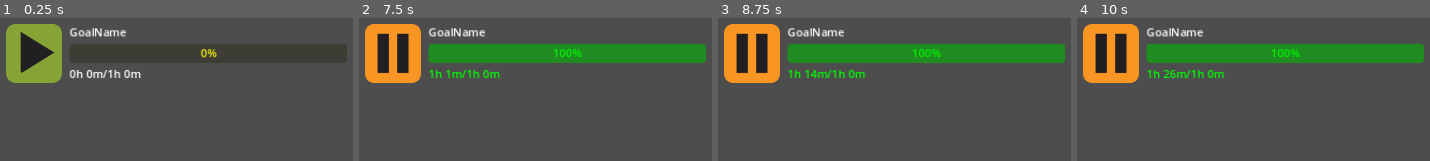
Above: before the commit, frames 1-4 (left to right).
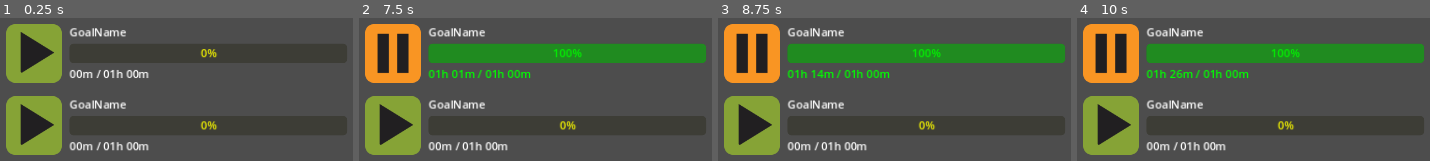
Above: after the commit, the same moments.

Repository: mathew-tran/productive
Game: Godot game, scene res://Main.tscn
The game is run twice, just before and just after one commit, with the same random seed, the same clock (stepped at 60 frames per second) and the same inputs.
Inputs (mouse positions are in pixels of both pictures, inside the frame that each line leads up to):
- Up to frame 1 (0.25 s): no input
- Up to frame 2 (7.5 s): click (394, 53) at 0.52 s; click (394, 53) at 1.27 s; click (394, 53) at 2.02 s; tap Enter at 2.75, 4.25, 5.75 s; tap Space at 3.5, 5 s
- Up to frame 3 (8.75 s): no input
- Up to frame 4 (10 s): tap Space at 8.75 s

The runs differ from the first frame. In frame 1, 8.9% of the frame differs, in the area x 1-62%, y 36-96%; in frame 2, 9.1%; in frame 3, 9.2%; in frame 4, 9.2%.

Commit message:
if player activates a goal, other ones will pause

Diff:
--- a/Art/Example.svg
+++ b/Art/Example.svg
@@ -24,8 +24,8 @@
      inkscape:deskcolor="#d1d1d1"
      inkscape:document-units="mm"
      inkscape:zoom="2.0283687"
-     inkscape:cx="491.03498"
-     inkscape:cy="125.96329"
+     inkscape:cx="215.44406"
+     inkscape:cy="138.78147"
      inkscape:window-width="1920"
      inkscape:window-height="1001"
      inkscape:window-x="-7"
@@ -45,7 +45,10 @@
        height="26.349171"
        x="7.4063516"
        y="34.905201"
-       ry="3.873913" />
+       ry="3.873913"
+       inkscape:export-filename="PlayNormal.png"
+       inkscape:export-xdpi="96"
+       inkscape:export-ydpi="96" />
     <rect
        style="fill:#f04816;stroke-width:0.1"
        id="rect4"
@@ -53,7 +56,10 @@
        height="26.349171"
        x="7.5367913"
        y="5.0341153"
-       ry="3.5049689" />
+       ry="3.5049689"
+       inkscape:export-filename="PauseNormal.png"
+       inkscape:export-xdpi="96"
+       inkscape:export-ydpi="96" />
     <path
        id="rect2"
        style="fill:#211f21;stroke-width:0.113226"
@@ -84,7 +90,10 @@
        height="26.349171"
        x="35.999519"
        y="34.905201"
-       ry="3.5049689" />
+       ry="3.5049689"
+       inkscape:export-filename="PlayHovered.png"
+       inkscape:export-xdpi="96"
+       inkscape:export-ydpi="96" />
     <path
        id="path6"
        style="fill:#211f21;stroke-width:0.113226"
@@ -97,7 +106,10 @@
        height="26.349171"
        x="35.945488"
        y="5.0341153"
-       ry="3.689441" />
+       ry="3.689441"
+       inkscape:export-filename="PauseHovered.png"
+       inkscape:export-xdpi="96"
+       inkscape:export-ydpi="96" />
     <g
        id="g9"
        transform="translate(-35.418633,-34.311801)">
@@ -121,14 +133,12 @@
        id="rect10"
        width="25.175198"
        height="26.349171"
-       x="64.22374"
-       y="34.905201"
-       ry="4.0583849" />
-    <path
-       id="path10"
-       style="fill:#211f21;stroke-width:0.113226"
-       d="m 70.749109,38.292686 v 18.21938 l 0.50406,0.31129 14.751,-9.109914 z"
-       sodipodi:nodetypes="ccccc" />
+       x="63.884384"
+       y="34.383434"
+       ry="4.0583849"
+       inkscape:export-filename="PlayPressed.png"
+       inkscape:export-xdpi="96"
+       inkscape:export-ydpi="96" />
     <rect
        style="fill:#e11800;stroke-width:0.1"
        id="rect11"
@@ -136,7 +146,10 @@
        height="26.349171"
        x="63.062878"
        y="5.0341153"
-       ry="2.5826087" />
+       ry="2.5826087"
+       inkscape:export-filename="PausePressed.png"
+       inkscape:export-xdpi="96"
+       inkscape:export-ydpi="96" />
     <g
        id="g13"
        transform="translate(-8.3012417,-34.311801)">
@@ -155,22 +168,10 @@
          x="85.804123"
          y="43.665844" />
     </g>
-    <rect
-       style="fill:#f99523;stroke-width:0.1"
-       id="rect14"
-       width="2.7670805"
-       height="5.7186337"
-       x="115.66397"
-       y="17.893787"
-       ry="1.1226583"
-       rx="0" />
-    <rect
-       style="fill:#f99523;stroke-width:0.1"
-       id="rect15"
-       width="8.8700171"
-       height="5.4133196"
-       x="118.63649"
-       y="18.066137"
-       ry="1.1226583" />
+    <path
+       id="path18"
+       style="fill:#211f21;stroke-width:0.113226"
+       d="m 69.373617,38.292686 v 18.21938 l 0.50406,0.31129 14.751,-9.109914 z"
+       sodipodi:nodetypes="ccccc" />
   </g>
 </svg>
--- a/Main.tscn
+++ b/Main.tscn
@@ -1,6 +1,7 @@
-[gd_scene load_steps=3 format=3 uid="uid://bdu5oj5mt0ygf"]
+[gd_scene load_steps=4 format=3 uid="uid://bdu5oj5mt0ygf"]
 
 [ext_resource type="PackedScene" uid="uid://bodlyhu4lywei" path="res://Scenes/Goal.tscn" id="1_b47w2"]
+[ext_resource type="Script" path="res://Scripts/GoalContainer.gd" id="1_ru3c7"]
 [ext_resource type="AudioStream" uid="uid://cgbtwfv1xh10" path="res://Audio/switch17.wav" id="2_cdta8"]
 
 [node name="Control" type="Control"]
@@ -11,14 +12,18 @@
 grow_horizontal = 2
 grow_vertical = 2
 
-[node name="VBoxContainer" type="VBoxContainer" parent="."]
+[node name="GoalContainer" type="VBoxContainer" parent="."]
 layout_mode = 0
 offset_left = 9.0
 offset_top = 9.0
 offset_right = 509.0
 offset_bottom = 109.0
+script = ExtResource("1_ru3c7")
 
-[node name="Goal" parent="VBoxContainer" instance=ExtResource("1_b47w2")]
+[node name="Goal" parent="GoalContainer" instance=ExtResource("1_b47w2")]
+layout_mode = 2
+
+[node name="Goal2" parent="GoalContainer" instance=ExtResource("1_b47w2")]
 layout_mode = 2
 
 [node name="Node" type="Node" parent="."]
--- a/Scripts/Goal.gd
+++ b/Scripts/Goal.gd
@@ -1,4 +1,6 @@
 extends Control
+
+class_name Goal
 
 var GoalName = "GoalName"
 
@@ -11,6 +13,8 @@
 var GoalInMinutes = 0
 
 var bHasBeenCompleted = false
+
+signal GoalActivated(goal)
 
 func _ready():
 	Update()
@@ -27,7 +31,7 @@
 
 func Update():
 	GoalTitle.text = GoalName
-	HoursWorked.text = ConvertSecondsIntoText(Seconds) + "/" + GetGoalText()
+	HoursWorked.text = ConvertSecondsIntoText(Seconds) + " / " + GetGoalText()
 	CompletionProgress.value = Seconds
 
 	if Seconds >= CompletionProgress.max_value:
@@ -43,25 +47,33 @@
 
 
 func GetTimeText(hours, minutes):
-	return str(round(hours)) + "h " + str(round(minutes)) + "m"
+	var result = ""
+	if hours > 0:
+		result += str(round(hours)).pad_zeros(2) + "h "
+
+	result += str(round(minutes)).pad_zeros(2) + "m"
+
+	return result
 
 func ConvertSecondsIntoText(seconds):
-
 	if seconds == 0:
 		return GetTimeText(0, 0)
 	var hours = int(seconds / 3600)
 	var minutes = int((int(seconds) % 3600) / 60)
 
 	var result = GetTimeText(hours, minutes)
-
 	return result
 
 func _on_button_custom_press(bIsPlaying):
 	if bIsPlaying:
 		$Timer.start()
+		emit_signal("GoalActivated", self)
 	else:
-		$Timer.stop()
+		Stop()
 
+func Stop():
+	$Timer.stop()
+	$HBoxContainer/Button.ForceStop()
 
 func _on_timer_timeout():
 	Seconds += $Timer.wait_time * 100
--- /dev/null
+++ b/Scripts/GoalContainer.gd
@@ -0,0 +1,15 @@
+extends VBoxContainer
+
+
+# Called when the node enters the scene tree for the first time.
+func _ready():
+	for goal in get_children():
+		if goal is Goal:
+			goal.GoalActivated.connect(Callable(self, "OnGoalActivated"))
+
+
+func OnGoalActivated(goal):
+	for goalchild in get_children():
+		if goalchild is Goal:
+			if goalchild != goal:
+				goalchild.Stop()
--- a/Scripts/PlayButton.gd
+++ b/Scripts/PlayButton.gd
@@ -19,3 +19,7 @@
 		theme = load("res://Themes/PausedTheme.tres")
 	else:
 		theme = load("res://Themes/PlayedTheme.tres")
+
+func ForceStop():
+	bIsPlaying = false
+	UpdateTexture()
